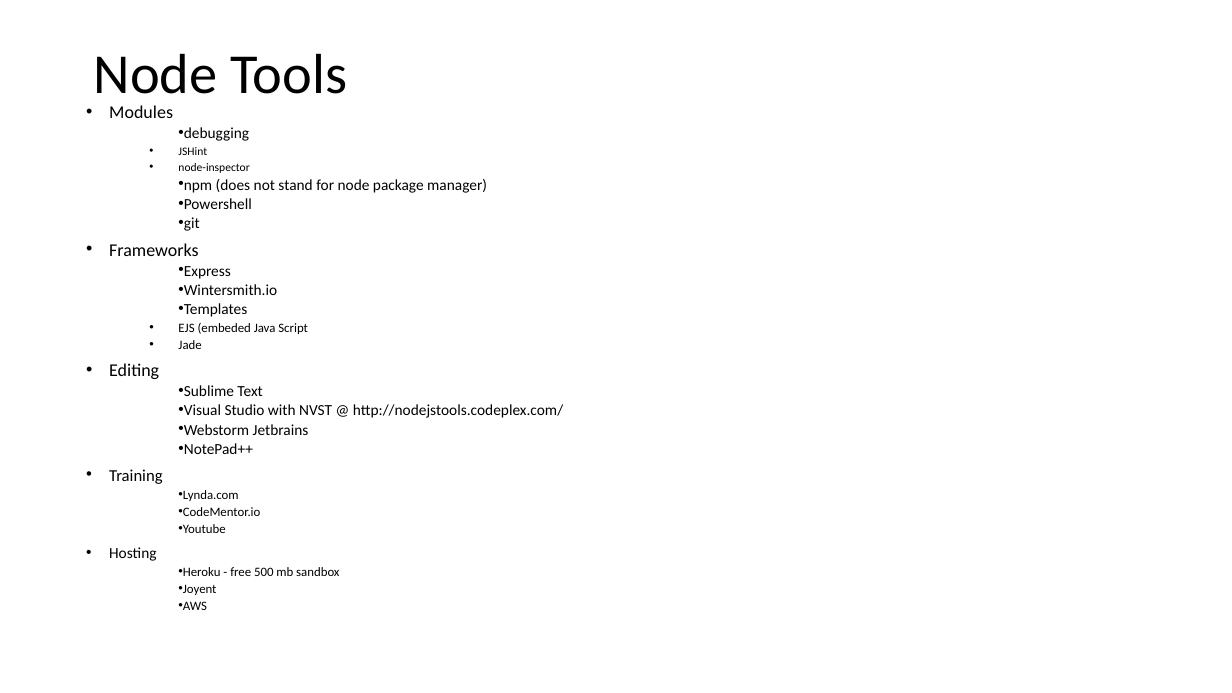
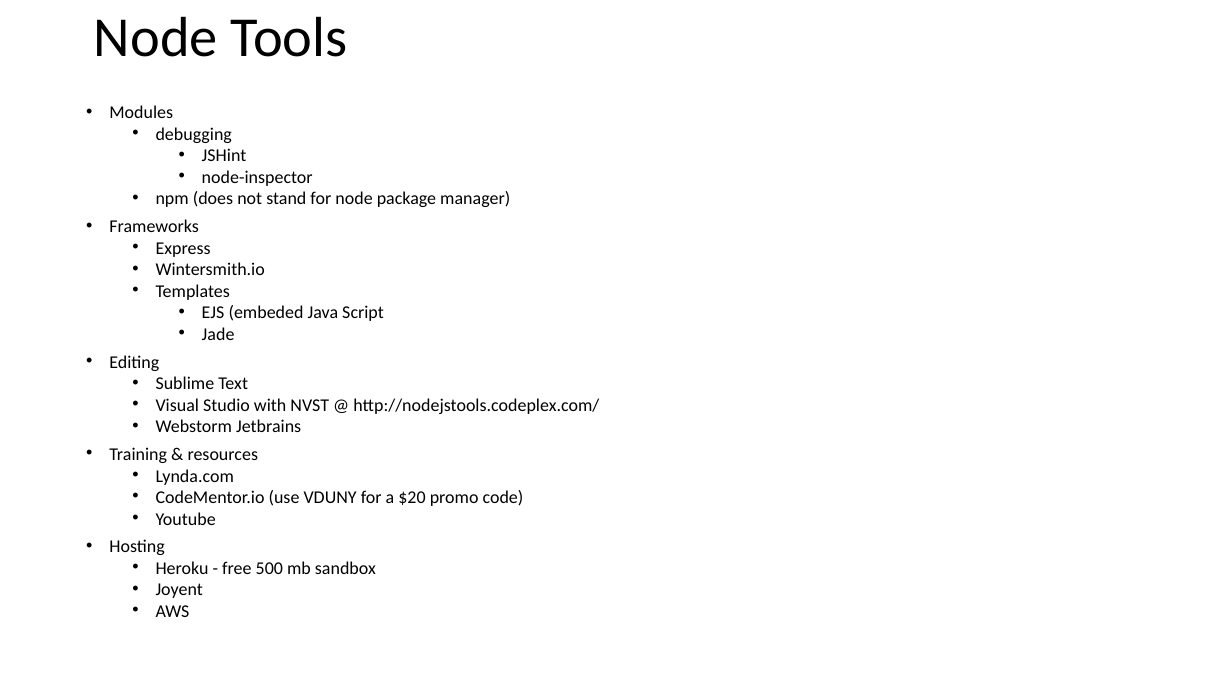
Before and after one commit to VDUNY/2015-02, a slide deck: slide 4 of NodeJSPresentation.ppt. Drawn at 1232x693 pixels with LibreOffice and Linux fonts; fonts in the diff are those of the drawing. Boxes give left, top, right and bottom in pixels: in the first picture for what was removed or moved away, otherwise in the second. Text is boxed around its words. In the diff, an @@ line names an element or a change of style, - is before the commit and + after.

```diff
--- a/NodeJSPresentation.ppt
+++ b/NodeJSPresentation.ppt
@@ title "Node Tools": place and size @@
-title "Node Tools" at (94,53,347,106)
+title "Node Tools" at (94,16,348,57)
@@ title "Node Tools" at (94,16,348,57): indent changed @@
@@ text at (109,127,599,617): size 12 to 14 pt in "debugging", "npm (does not stand for node package ...", "Express", "Wintersmith.io" and 5 more places; size 9 to 14 pt in "JSHint", "node-inspector"; size 10 to 14 pt in "EJS (embeded Java Script", "Jade", "Lynda.com", "Youtube" and 3 more places; indent changed @@
@@ text at (184,198,252,231): paragraphs removed @@
-  • Powershell
-  • git
@@ text at (109,447,259,463): text changed; size 12 to 14 pt @@
-  • NotePad++
-• Training
+• Training & resources
@@ text at (156,490,524,506): text changed; size 10 to 14 pt @@
-  • CodeMentor.io
+  • CodeMentor.io (use VDUNY for a $20 promo code)
```
Also in this commit, not shown: 5 other slides changed, 2 other files.
